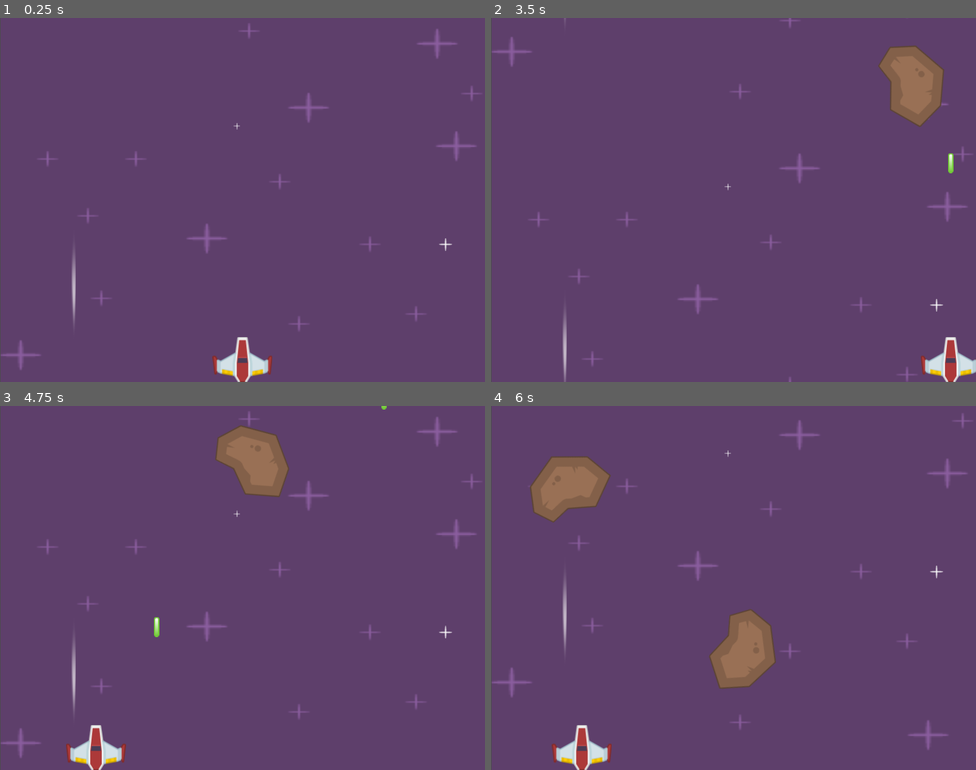
Above: before the commit, frames 1-4 (two rows, left to right).
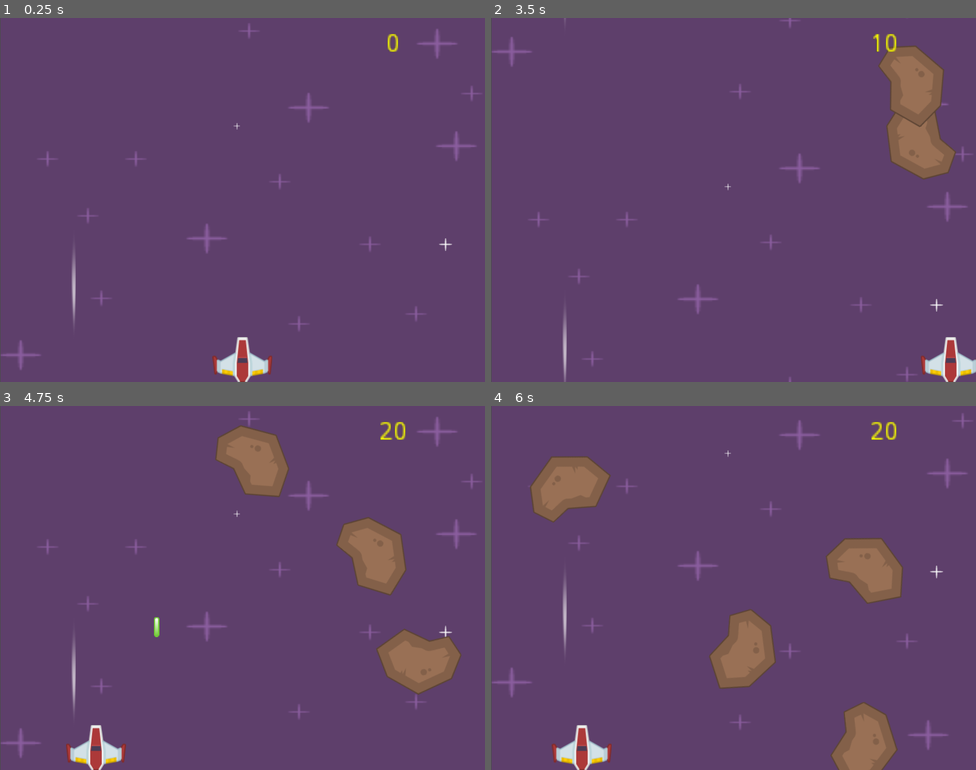
Above: after the commit, the same moments.

Repository: DessimA/Astra-SpaceHero
Game: Godot game, scene res://assets/scenes/Principal.tscn
The game is run twice, just before and just after one commit, with the same random seed, the same clock (stepped at 60 frames per second) and the same inputs.
Inputs:
- Up to frame 1 (0.25 s): no input
- Up to frame 2 (3.5 s): hold Right (ui_right) 0.53-1.28 s; tap Space (ui_select) at 0.77, 1.52, 3.02 s; hold Left (ui_left) 1.28-2.03 s; hold Right (ui_right) from 2.03 s (still down)
- Up to frame 3 (4.75 s): release Right (ui_right) at 3.53 s; hold Left (ui_left) from 3.53 s (still down); tap Space (ui_select) at 3.77, 4.52 s
- Up to frame 4 (6 s): release Left (ui_left) at 5.78 s; hold Right (ui_right) from 5.78 s (still down)

The runs differ from the first frame. In frame 1, less than 0.1% of the frame differs, in the area x 79-83%, y 4-10%; in frame 2, 1.9%; in frame 3, 4.3%, in the area x 69-96%, y 0-80%; in frame 4, 4.1%.

Commit message:
HUD adicionado

Diff:
--- /dev/null
+++ b/Astra_SpaceHero/assets/fonts/Typewriter.tres
@@ -0,0 +1,8 @@
+[gd_resource type="DynamicFont" load_steps=2 format=2]
+
+[ext_resource path="res://fonts/cmu-typewriter/Typewriter/cmuntt.ttf" type="DynamicFontData" id=1]
+
+[resource]
+
+size = 32
+font_data = ExtResource( 1 )
--- a/Astra_SpaceHero/assets/scenes/Principal.tscn
+++ b/Astra_SpaceHero/assets/scenes/Principal.tscn
@@ -7,6 +7,7 @@
 [ext_resource path="res://assets/images/Background/starBackground.png" type="Texture" id=5]
 [ext_resource path="res://assets/images/Background/starBig.png" type="Texture" id=6]
 [ext_resource path="res://assets/scripts/Camera2D.gd" type="Script" id=7]
+[ext_resource path="res://assets/scripts/Score.gd" type="Script" id=9]
 
 [node name="Principal" type="CanvasLayer"]
 
@@ -44,3 +45,18 @@
 anchor_mode = 0
 current = true
 script = ExtResource( 7 )
+
+[node name="HUD" type="CanvasLayer" parent="."]
+
+[node name="Label" type="Label" parent="HUD"]
+margin_left = 513.0
+margin_top = 14.0
+margin_right = 603.0
+margin_bottom = 34.0
+rect_scale = Vector2( 3, 3 )
+custom_colors/font_color = Color( 0.976471, 0.992157, 0, 1 )
+text = "0"
+align = 1
+valign = 1
+uppercase = true
+script = ExtResource( 9 )
--- a/Astra_SpaceHero/assets/scripts/Meteoro.gd
+++ b/Astra_SpaceHero/assets/scripts/Meteoro.gd
@@ -4,7 +4,6 @@
 
 func _ready():
 	add_to_group(game.METEORO) # w adcionamos nosso meteoro a seu devido grupo
-	game.pontos += 10 #cada meteoro destruído o jogador ganha 10 pontos
 	randomize() # reseta a semente
 	set_process(true)
 	rotacao = rand_range(-3, 3) # randomiza entre -2 e 2 a rotação
--- /dev/null
+++ b/Astra_SpaceHero/assets/scripts/Score.gd
@@ -0,0 +1,7 @@
+extends Label
+func _ready():
+	set_process(true)
+	pass
+func _process(delta):
+	set_text(String(game.pontos)) #convertemos nosso tipo inteiro para texto (string)
+	pass
--- a/Astra_SpaceHero/assets/scripts/Tiro.gd
+++ b/Astra_SpaceHero/assets/scripts/Tiro.gd
@@ -16,5 +16,7 @@
 func _on_Tiro_area_entered(area):
 	if area.is_in_group(game.METEORO): # identificaremos nosso meteoro por grupo
 		area.queue_free() # destruímos o meteoro
+		queue_free() # destruímos o tiro
+		game.pontos += 10 #cada meteoro destruído o jogador ganha 10 pontos
 		pass
 	pass # replace with function body
Not shown, added: Astra_SpaceHero/assets/fonts/Typewriter/OFL-FAQ.txt
Not shown, added: Astra_SpaceHero/assets/fonts/Typewriter/OFL.txt
Not shown, added: Astra_SpaceHero/assets/fonts/Typewriter/README.txt
Binary file added: Astra_SpaceHero/assets/fonts/Typewriter/cmunit.ttf
Binary file added: Astra_SpaceHero/assets/fonts/Typewriter/cmuntb.ttf
Binary file added: Astra_SpaceHero/assets/fonts/Typewriter/cmuntt.ttf
Binary file added: Astra_SpaceHero/assets/fonts/Typewriter/cmuntx.ttf
Not shown: 1 places in Astra_SpaceHero/assets/scenes/Principal.tscn that only renumber resources
